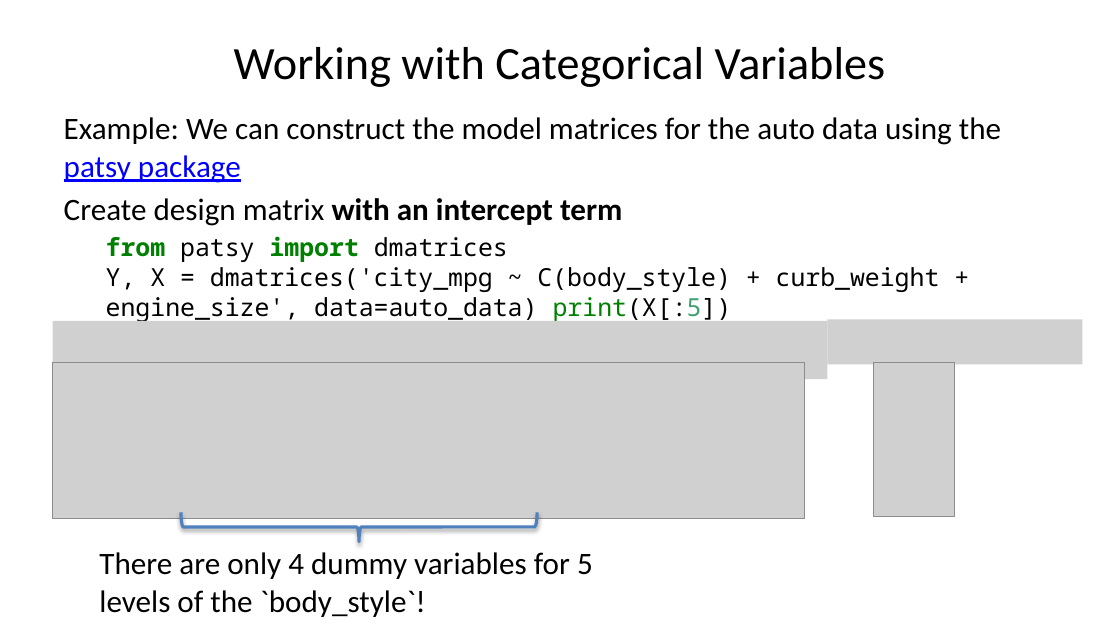
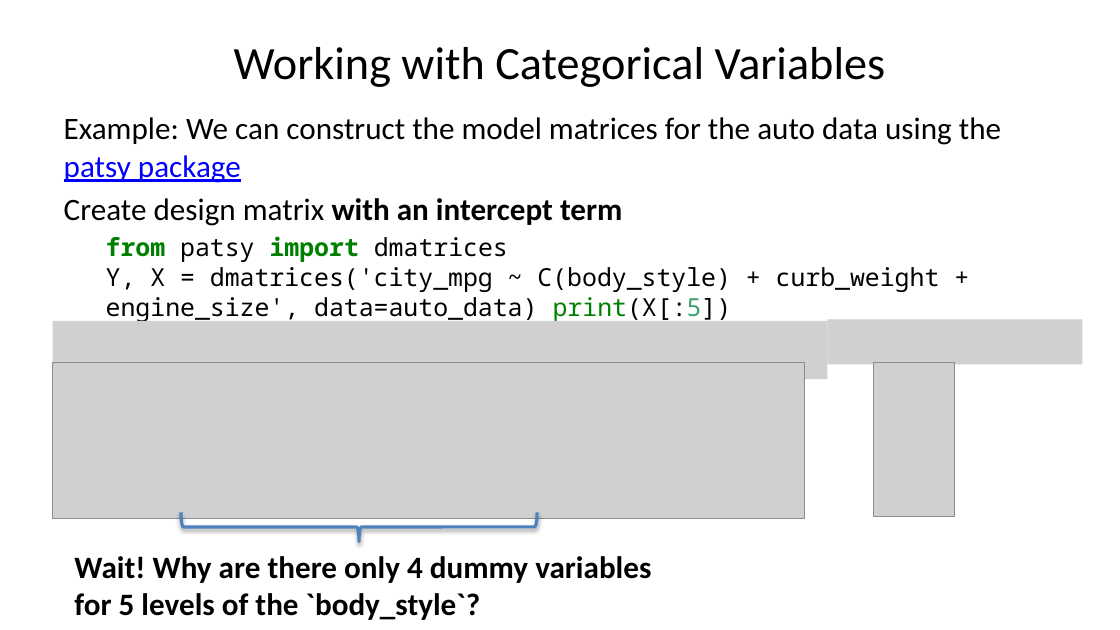
Before and after one commit to StephenElston/CSCI-E-83, a slide deck: slide 10 of LectureSlides/09_GeneralizingTheLinearModel.pptx (slide 8 before the commit). Drawn at 1120x630 pixels with LibreOffice and Linux fonts; fonts in the diff are those of the drawing; grey boxes stand for pictures. Boxes give left, top, right and bottom in pixels: in the first picture for what was removed or moved away, otherwise in the second. Text is boxed around its words. In the diff, an @@ line names an element or a change of style, - is before the commit and + after.

```diff
--- a/LectureSlides/09_GeneralizingTheLinearModel.pptx
+++ b/LectureSlides/09_GeneralizingTheLinearModel.pptx
@@ text at <box>74,556,651,620</box>: text changed; bold on @@
-There are only 4 dummy variables for 5 levels of the `body_style`!
+Wait! Why are there only 4 dummy variables for 5 levels of the `body_style`?
```
Also in this commit, not shown: 13 other slides changed, 5 slides added, 2 slides removed.
